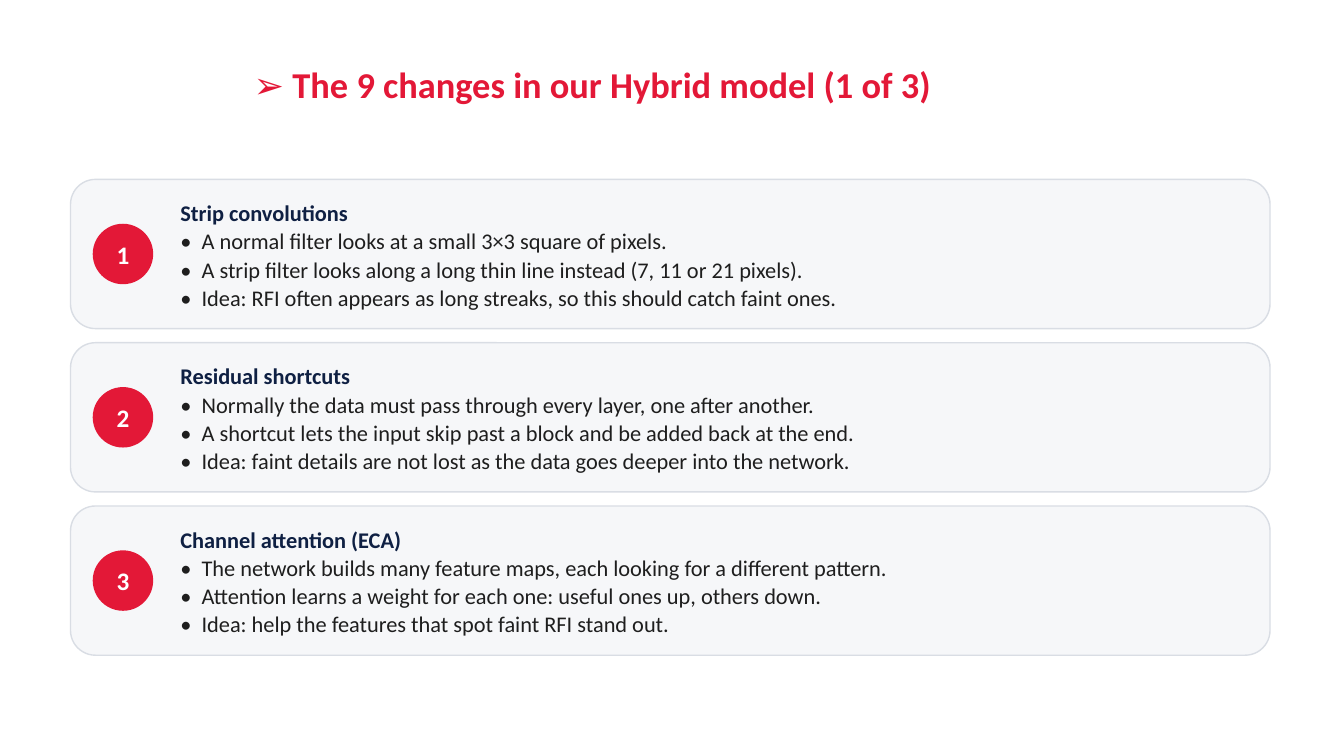
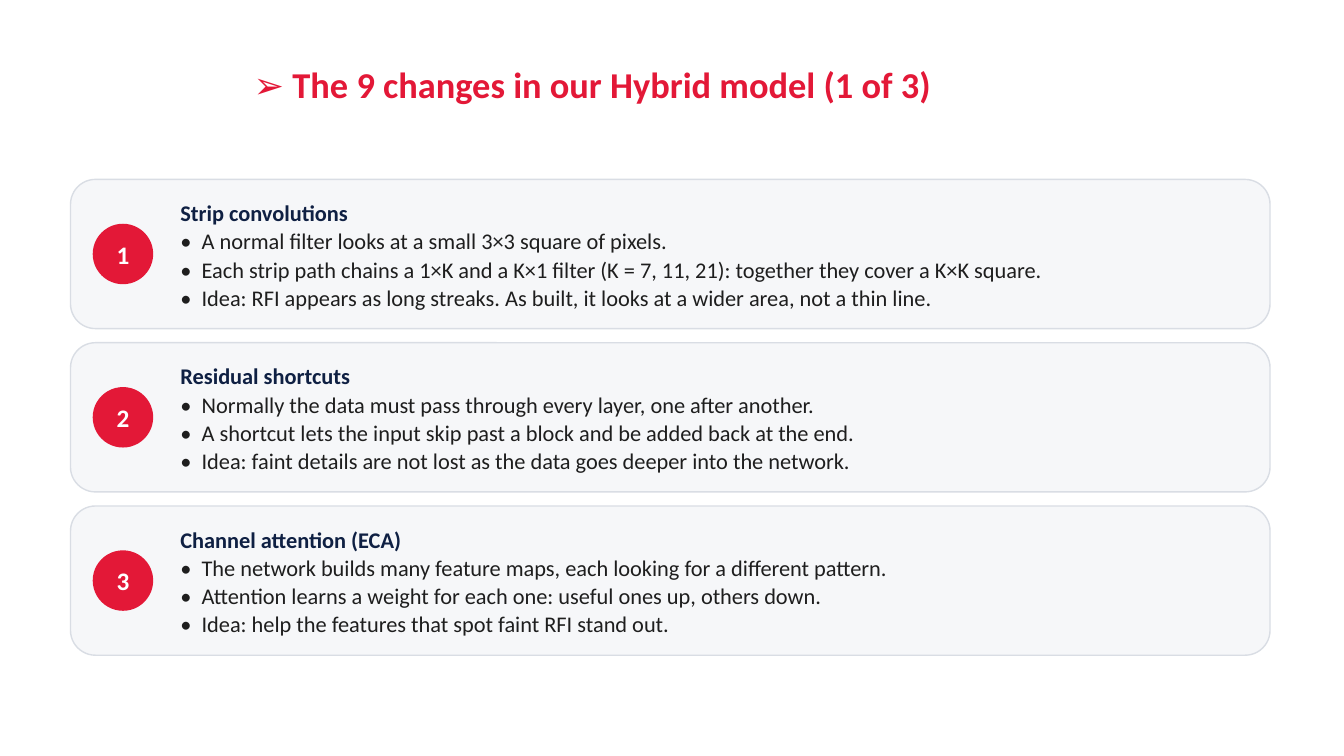
Before and after one commit to RonakSinghRaina/MP, a slide deck: slide 5 of Weekly_Report_Hybrid_DiL_Lab.pptx. Drawn at 1344x756 pixels with LibreOffice and Linux fonts; fonts in the diff are those of the drawing; background and template pictures are left out. Boxes give left, top, right and bottom in pixels: in the first picture for what was removed or moved away, otherwise in the second. Text is boxed around its words. In the diff, an @@ line names an element or a change of style, - is before the commit and + after.

```diff
--- a/Weekly_Report_Hybrid_DiL_Lab.pptx
+++ b/Weekly_Report_Hybrid_DiL_Lab.pptx
@@ text at (x1=202, y1=262, x2=1041, y2=310): text changed @@
-• A strip filter looks along a long thin line instead (7, 11 or 21 pixels).
-• Idea: RFI often appears as long streaks, so this should catch faint ones.
+• Each strip path chains a 1×K and a K×1 filter (K = 7, 11, 21): together they cover a K×K square.
+• Idea: RFI appears as long streaks. As built, it looks at a wider area, not a thin line.
```
Also in this commit, not shown: 8 other slides changed, 3 other files.
